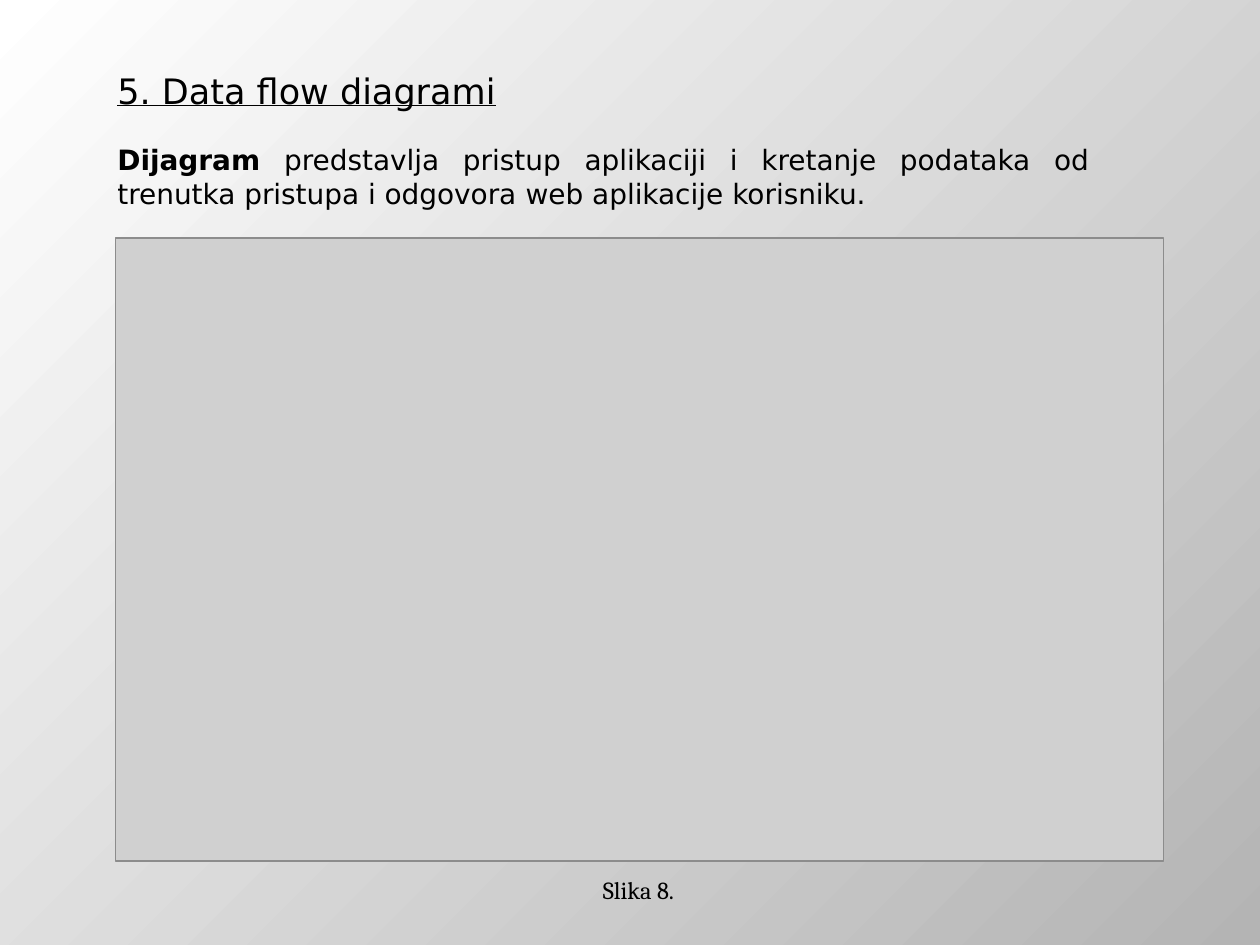
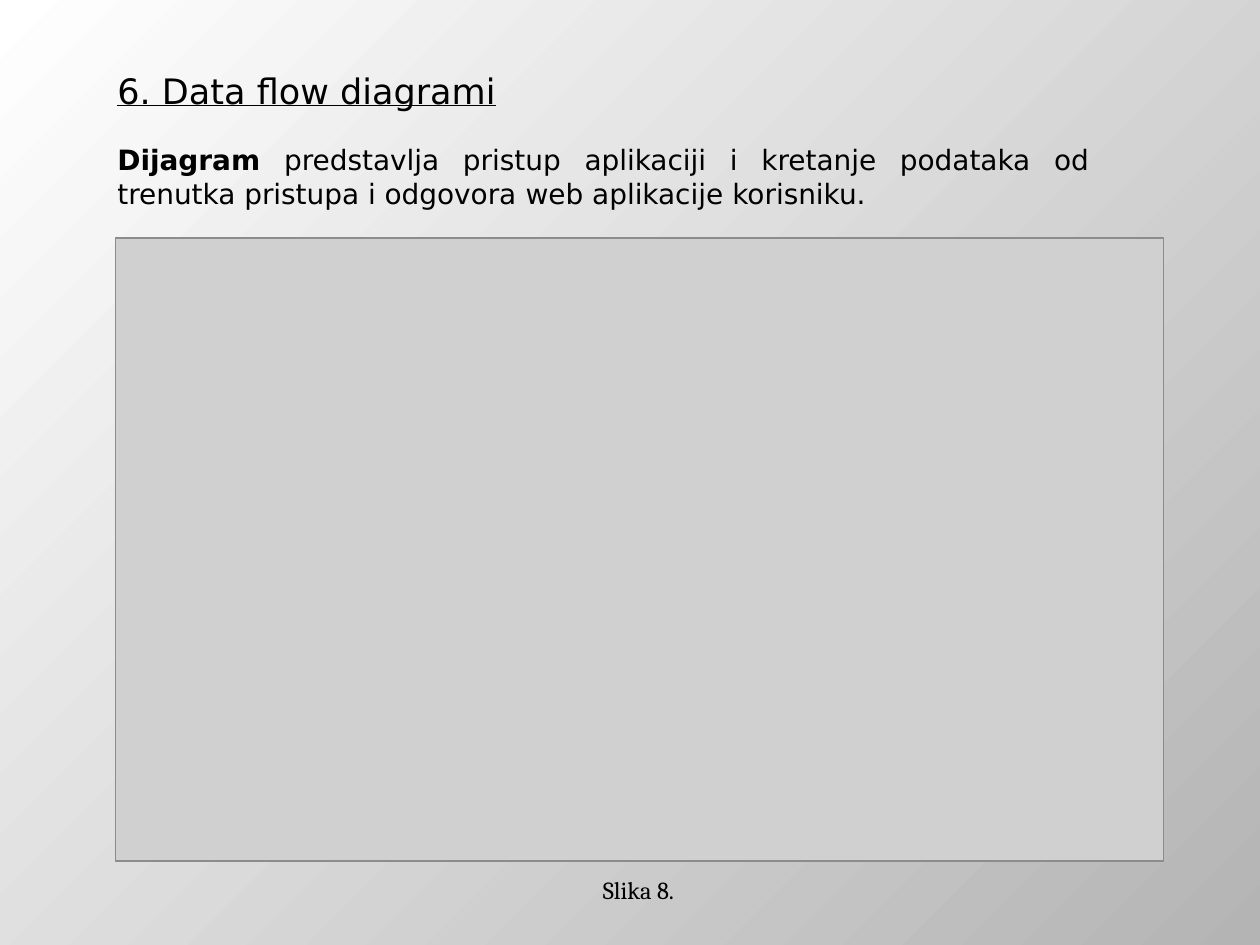
Before and after one commit to DejanUrosevic/XML-Projekat, a slide deck: slide 28 of Model Pretnji.pptx (slide 17 before the commit). Drawn at 1260x945 pixels with LibreOffice and Linux fonts; fonts in the diff are those of the drawing; grey boxes stand for pictures. Boxes give left, top, right and bottom in pixels: in the first picture for what was removed or moved away, otherwise in the second. Text is boxed around its words. In the diff, an @@ line names an element or a change of style, - is before the commit and + after.

```diff
--- a/Model Pretnji.pptx
+++ b/Model Pretnji.pptx
@@ text at (117, 77, 495, 112): text changed @@
-5. Data flow diagrami
+6. Data flow diagrami
```
Also in this commit, not shown: 3 other slides changed, 11 slides added.
